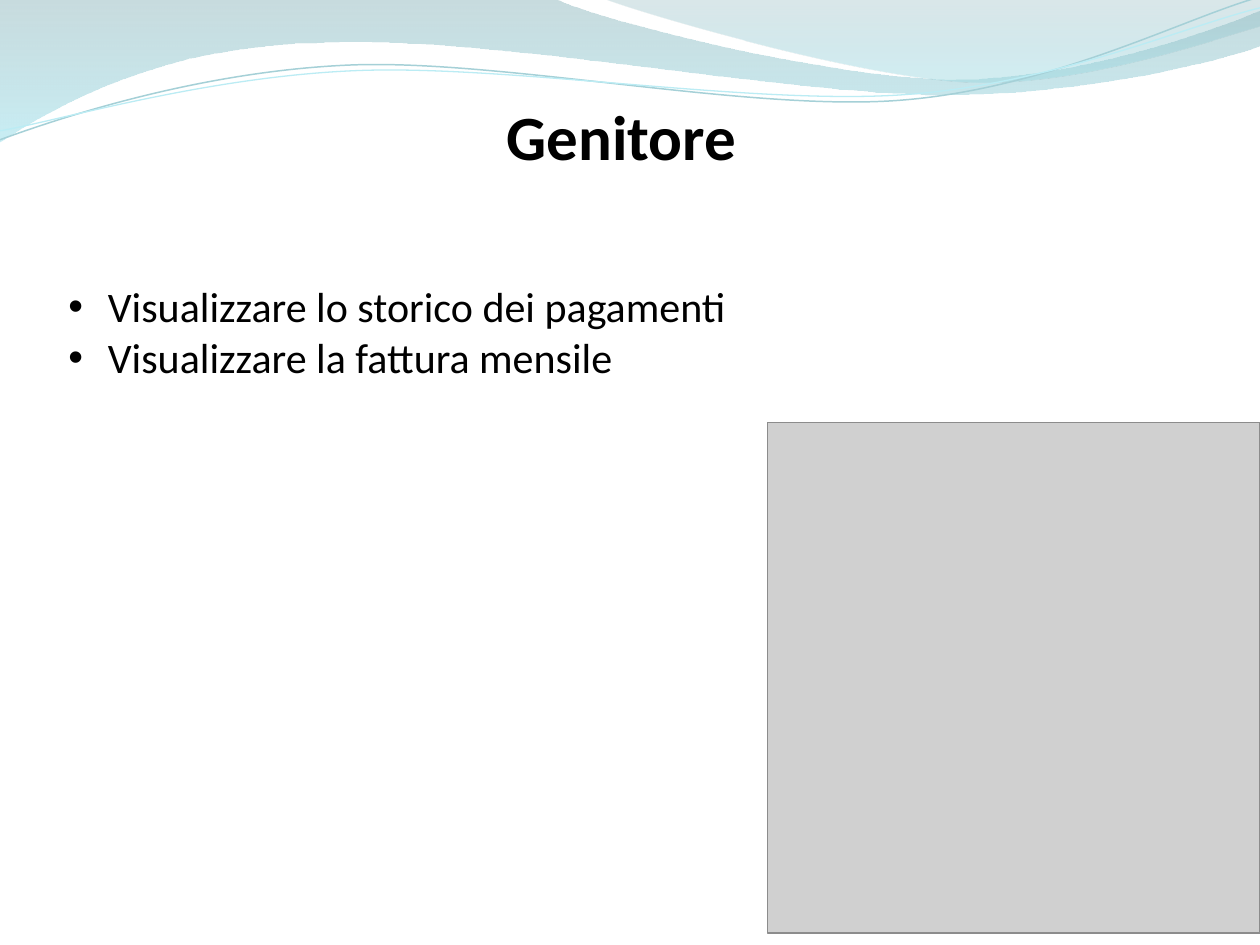
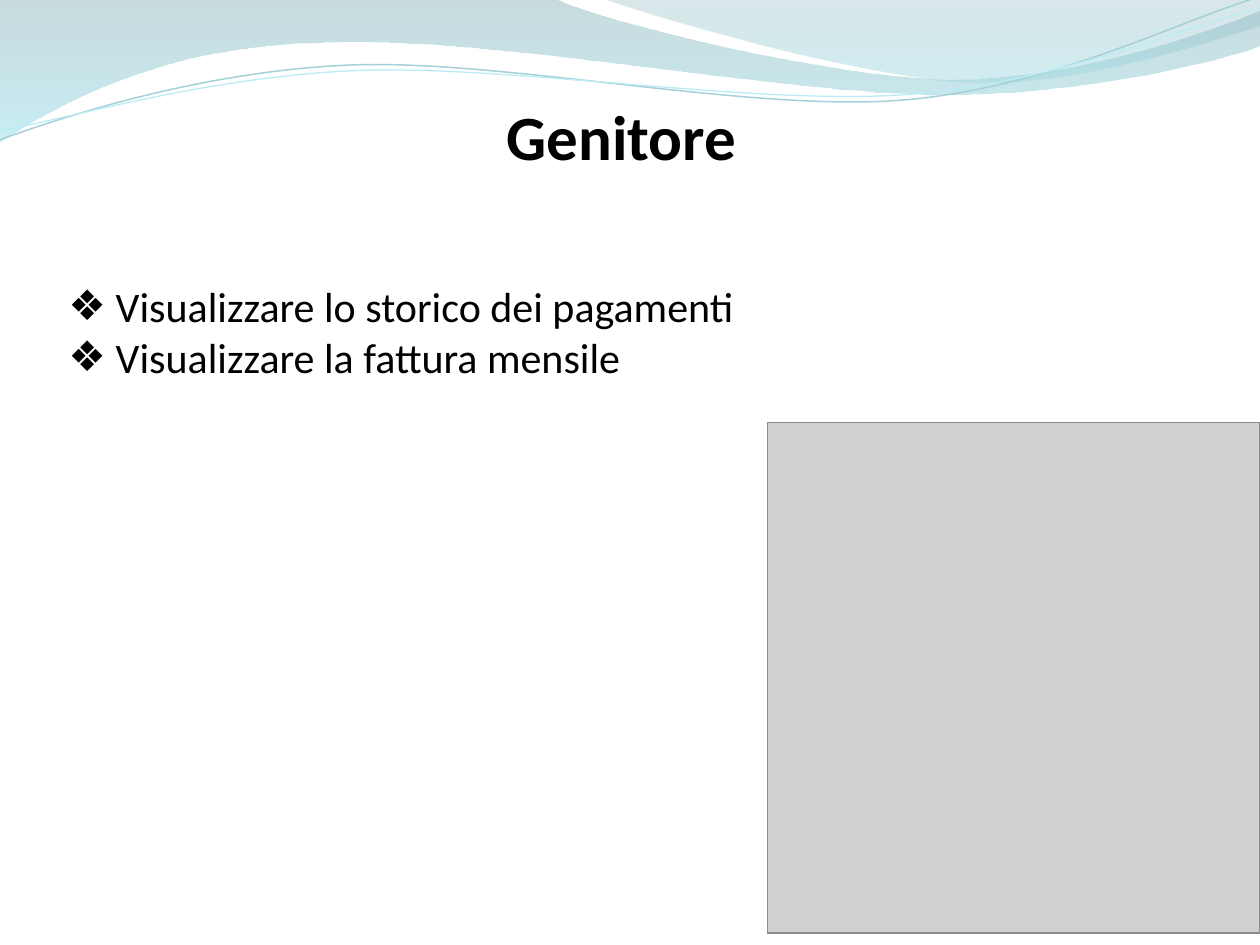
Before and after one commit to ammirate/at-silo, a slide deck: slide 5 of Presentazione/Atsilo2/Parisi/Atsilo_M_Parisi.pptx (slide 4 before the commit). Drawn at 1260x945 pixels with LibreOffice and Linux fonts; fonts in the diff are those of the drawing; grey boxes stand for pictures. Boxes give left, top, right and bottom in pixels: in the first picture for what was removed or moved away, otherwise in the second. Text is boxed around its words. In the diff, an @@ line names an element or a change of style, - is before the commit and + after.

```diff
--- a/Presentazione/Atsilo2/Parisi/Atsilo_M_Parisi.pptx
+++ b/Presentazione/Atsilo2/Parisi/Atsilo_M_Parisi.pptx
@@ text "Visualizzare lo storico dei pagamenti" at (x1=116, y1=292, x2=733, y2=374): bullet • to ❖ @@
```
Also in this commit, not shown: 6 other slides changed, 3 slides added, 1 slide removed.
